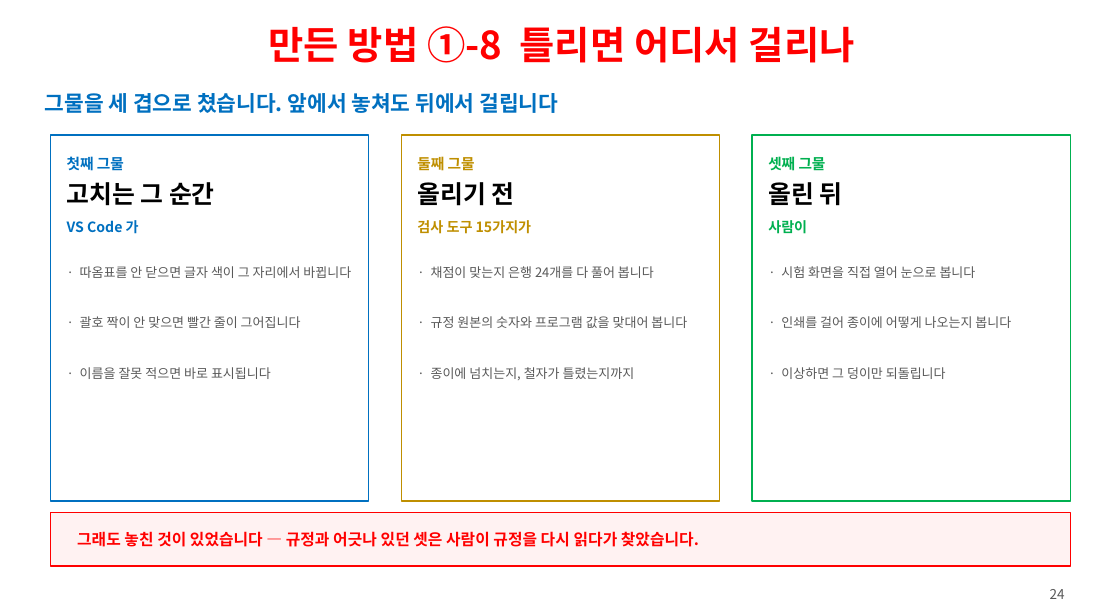
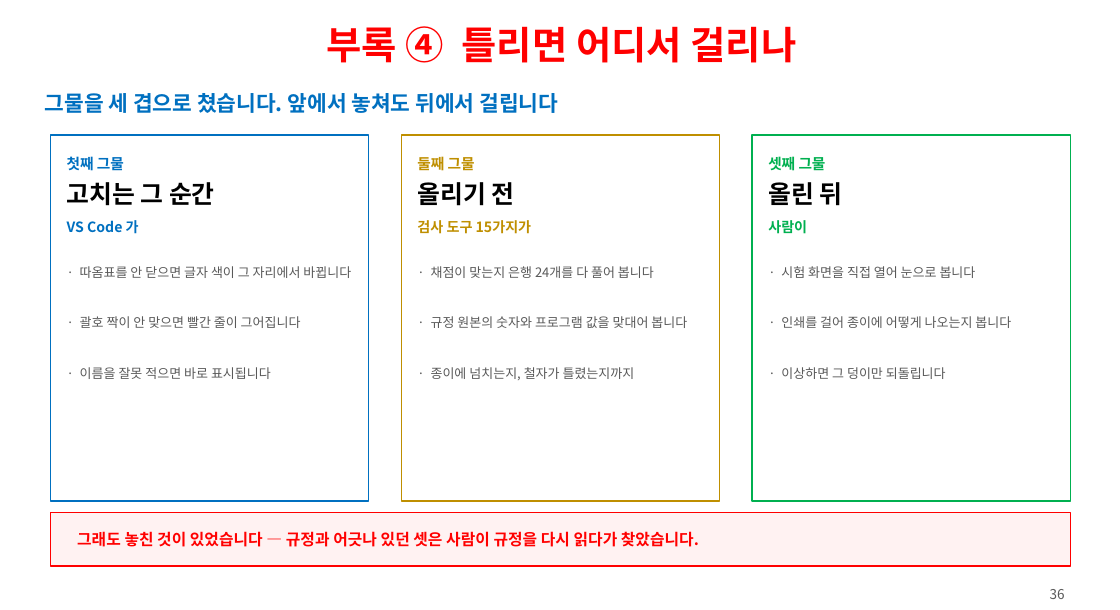
Before and after one commit to ys1277-sys/HIENDT-CBT, a slide deck: slide 37 of docs/발표자료-CBT-2026-08.pptx (slide 24 before the commit). Drawn at 1120x610 pixels with LibreOffice and Linux fonts; fonts in the diff are those of the drawing. Boxes give left, top, right and bottom in pixels: in the first picture for what was removed or moved away, otherwise in the second. Text is boxed around its words. In the diff, an @@ line names an element or a change of style, - is before the commit and + after.

```diff
--- a/docs/발표자료-CBT-2026-08.pptx
+++ b/docs/발표자료-CBT-2026-08.pptx
@@ text at (327,26,797,63): text changed @@
-만든 방법 ①-8 틀리면 어디서 걸리나
+부록 ④ 틀리면 어디서 걸리나
@@ text at (1050,589,1065,599): text changed @@
-24
+36
```
Also in this commit, not shown: 18 other slides changed, 1 slide added, 1 slide removed, 1 other file.
